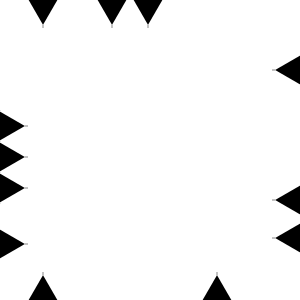
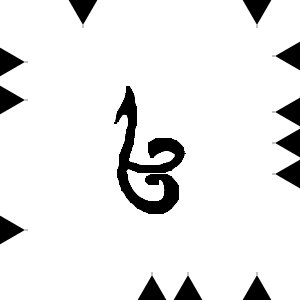
Revision of a layered w=300, h=300 image; what changed, layer by layer:
added layer "Capa 8" above "Capa 6" over [114, 86, 186, 214]
painted on "Capa 6" over [0, 0, 300, 300]
